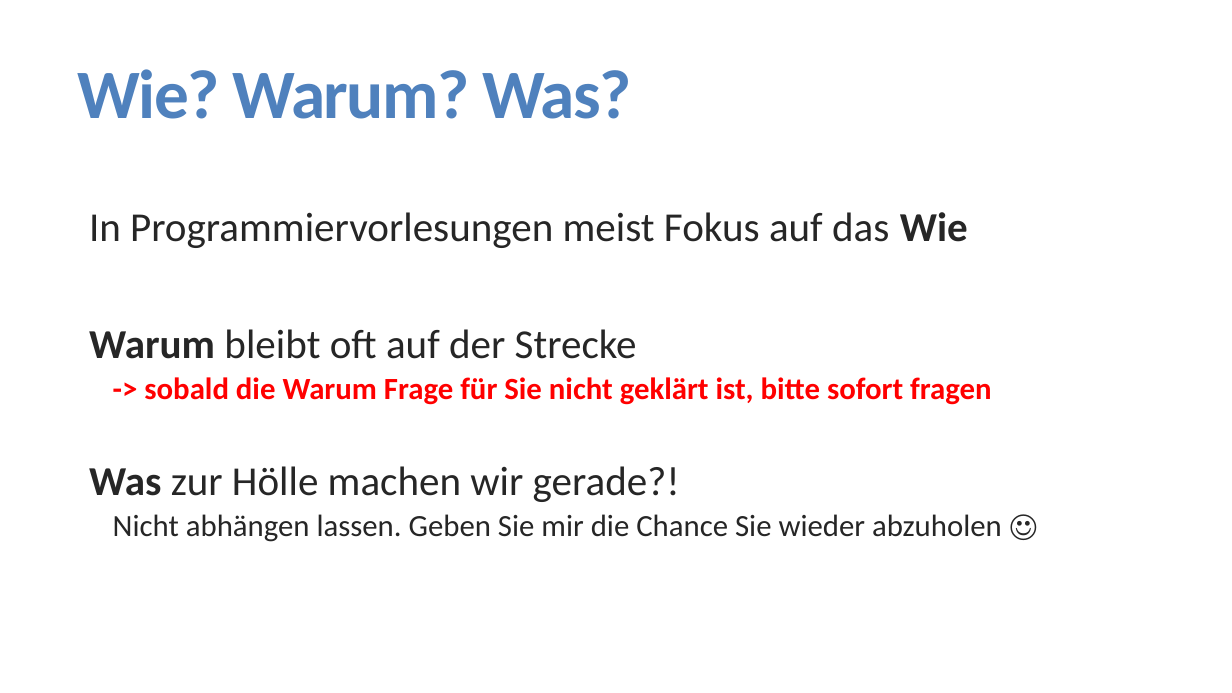
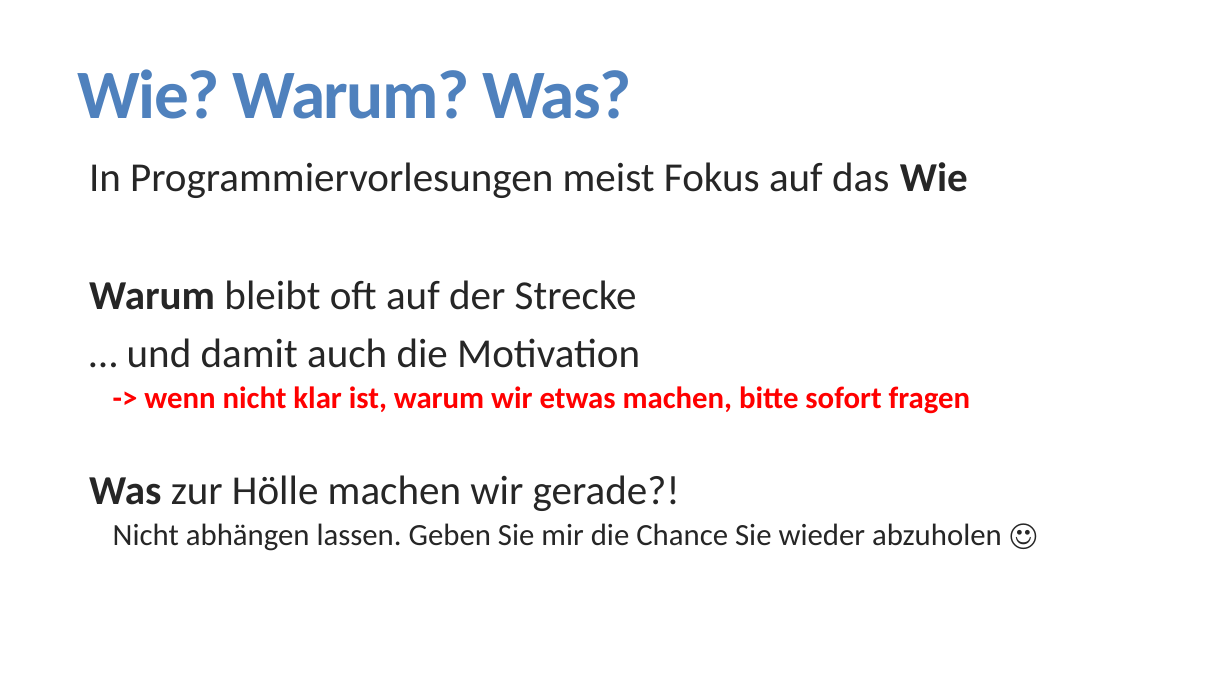
Before and after one commit to FlorianKeppeler/RKurs, a slide deck: slide 5 of Präsentationen/Einführung in R.pptx (slide 7 before the commit). Drawn at 1232x693 pixels with LibreOffice and Linux fonts; fonts in the diff are those of the drawing. Boxes give left, top, right and bottom in pixels: in the first picture for what was removed or moved away, otherwise in the second. Text is boxed around its words. In the diff, an @@ line names an element or a change of style, - is before the commit and + after.

```diff
--- a/Präsentationen/Einführung in R.pptx
+++ b/Präsentationen/Einführung in R.pptx
@@ text "In Programmiervorlesungen meist Fokus auf ...": place and size @@
-text "In Programmiervorlesungen meist Fokus auf ..." at box(89, 212, 1002, 542)
+text "In Programmiervorlesungen meist Fokus auf ..." at box(89, 162, 1002, 551)
@@ text at box(127, 338, 970, 414): text changed @@
-    -> sobald die Warum Frage für Sie nicht geklärt ist, bitte sofort fragen
+  … und damit auch die Motivation
+    -> wenn nicht klar ist, warum wir etwas machen, bitte sofort fragen
```
Also in this commit, not shown: 4 other slides changed, 2 slides added, 4 slides removed, 7 other files.
